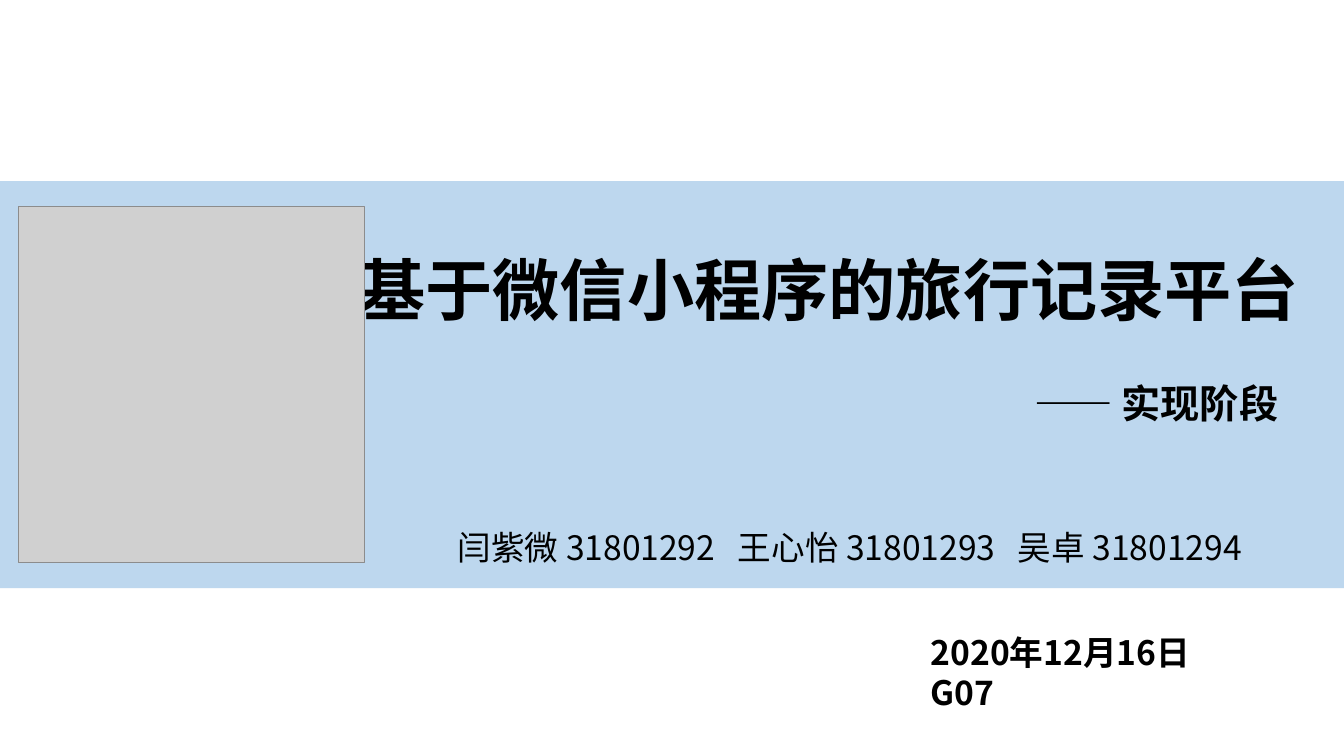
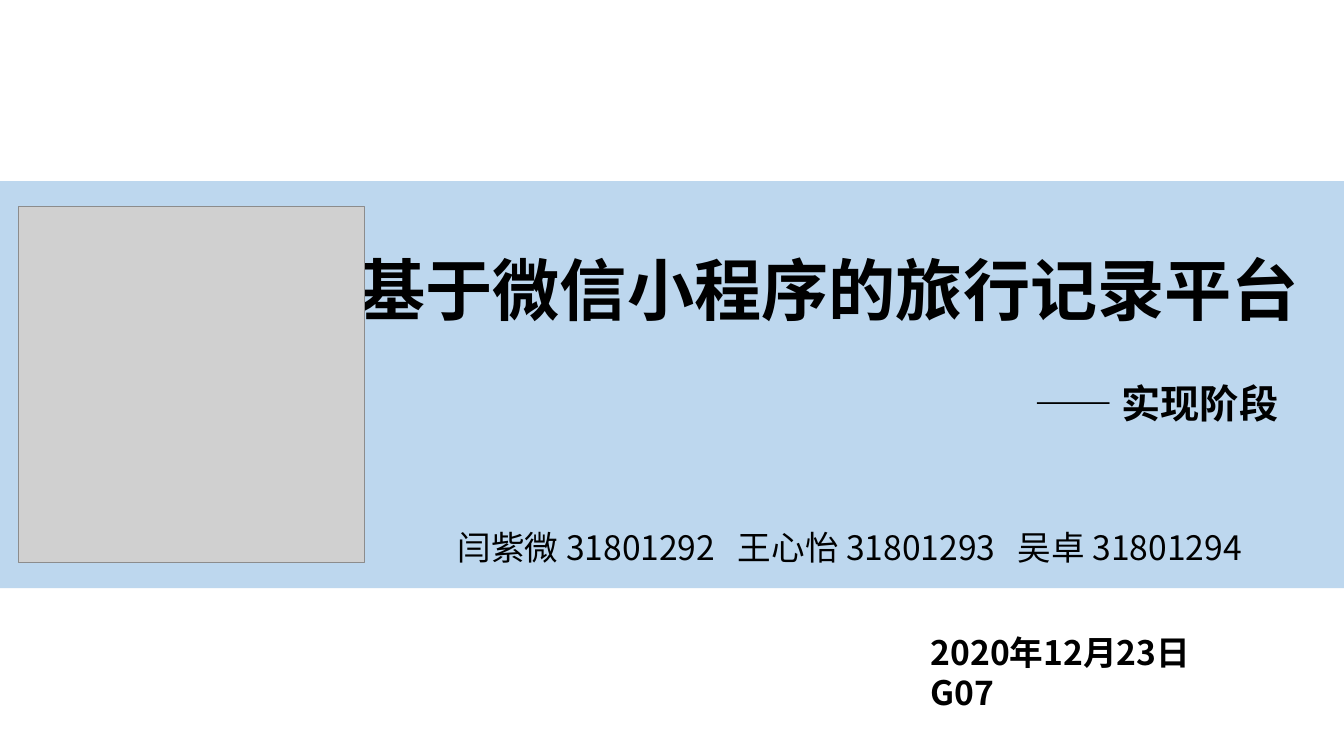
Before and after one commit to SE2020-G7/footprint, a slide deck: slide 1 of 评审PPT/实现/实现阶段.pptx. Drawn at 1344x756 pixels with LibreOffice and Linux fonts; fonts in the diff are those of the drawing; grey boxes stand for pictures. Boxes give left, top, right and bottom in pixels: in the first picture for what was removed or moved away, otherwise in the second. Text is boxed around its words. In the diff, an @@ line names an element or a change of style, - is before the commit and + after.

```diff
--- a/评审PPT/实现/实现阶段.pptx
+++ b/评审PPT/实现/实现阶段.pptx
@@ text at <box>931,636,1190,706</box>: text changed @@
-2020年12月16日 G07
+2020年12月23日 G07
```
Also in this commit, not shown: 9 other slides changed, 2 slides added, 2 slides removed.
